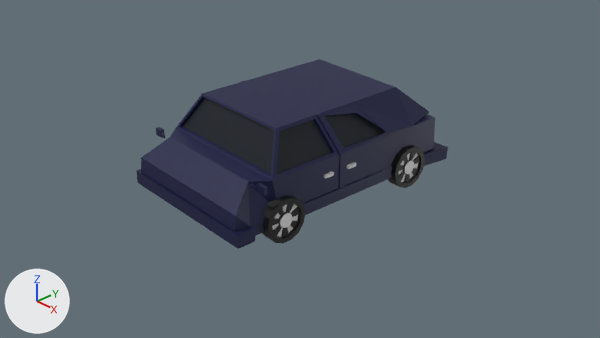
One commit to the Blender file assets/purpleCar.blend: the scene before it, then after it.
Rendered twice from the file's camera 'Camera'. The axes (+X, +Y, +Z) are drawn at lower left. The lights are the same throughout.
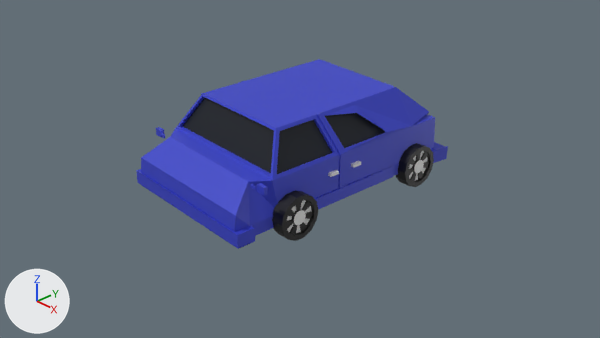
Commit message: Edit Car

Changed parts and their boxes [x1, y1, x2, y2] in the pictures (600 x 338 px):
'Cube', recoloured: [136, 59, 448, 249] in both
'Cylinder.008', added: after [272, 190, 318, 241]
    faces in mat_tire_001 (black #0e0e0e): [272, 190, 318, 241]
    faces in mat_material_001 (white #e7e7e7): [287, 200, 312, 233]
'Cylinder.004', recoloured, modifiers changed (not visible afterwards): before [262, 195, 305, 243]
'Cylinder.007', added: after [396, 143, 434, 187]
    faces in mat_tire (black #0e0e0e): [396, 143, 434, 187]
    faces in mat_material_003 (white #e7e7e7): [409, 151, 428, 181]
'Cylinder.001', recoloured, modifiers changed (not visible afterwards): before [388, 145, 425, 188]
'Cube.003', recoloured: [156, 127, 268, 196] in both
'Cube.004', added: after [328, 161, 361, 177]
'Cube.002', recoloured: [324, 162, 356, 178] in both

What the commit changed:
Material 'Car' (mat_car) changes colour from dark blue #121644 to blue #3642c9; in linear values from (0.00626, 0.00814, 0.0578) to (0.0374, 0.0537, 0.581).
Material 'Tire.001' (mat_tire_001) is new.
Its base color is (0.00424, 0.00424, 0.00424) (black #0e0e0e).
Material 'Material.001' (mat_material_001) is new.
Its base color is (0.8, 0.8, 0.8) (white #e7e7e7).
Mesh me_cylinder_008 is new.
It has 112 vertices, 100 faces and spans x -0.97..0.97, y -1.0..1.0, z -1.0..1.0.
Faces by material slot: [92, 8].
It uses material mat_tire_001 (black #0e0e0e).
It uses material mat_material_001 (white #e7e7e7).
Object 'Cylinder.001' (ob_cylinder_001) loses its MIRROR modifier named 'Mirror'.
Modifier setting removed (it was mirror_object = ob_cube).
Object 'Cylinder.004' (ob_cylinder_004) loses its MIRROR modifier named 'Mirror'.
Modifier setting removed (it was mirror_object = ob_cube).
Object 'Cube.004' (ob_cube_004) is new; it shows a copy of the mesh of ob_cube_002.
Its location is (1.005, 0.017, 0.364).
Its rotation in degrees is (180, 180, -2.1).
Its scale is (-0.0383, -0.0672, -0.02).
Object 'Cylinder.008' (ob_cylinder_008) is new; it shows me_cylinder_008.
Its location is (1.033, -1.039, 0.044).
Its rotation in degrees is (54, -89, 124).
Its scale is (0.291, 0.291, 0.0925).
Object 'Cylinder.007' (ob_cylinder_007) is new; it shows a copy of the mesh of ob_cylinder_004.
Its location is (1.079, 1.113, 0.009).
Its rotation in degrees is (54, -89, 124).
Its scale is (0.291, 0.291, 0.0925).
